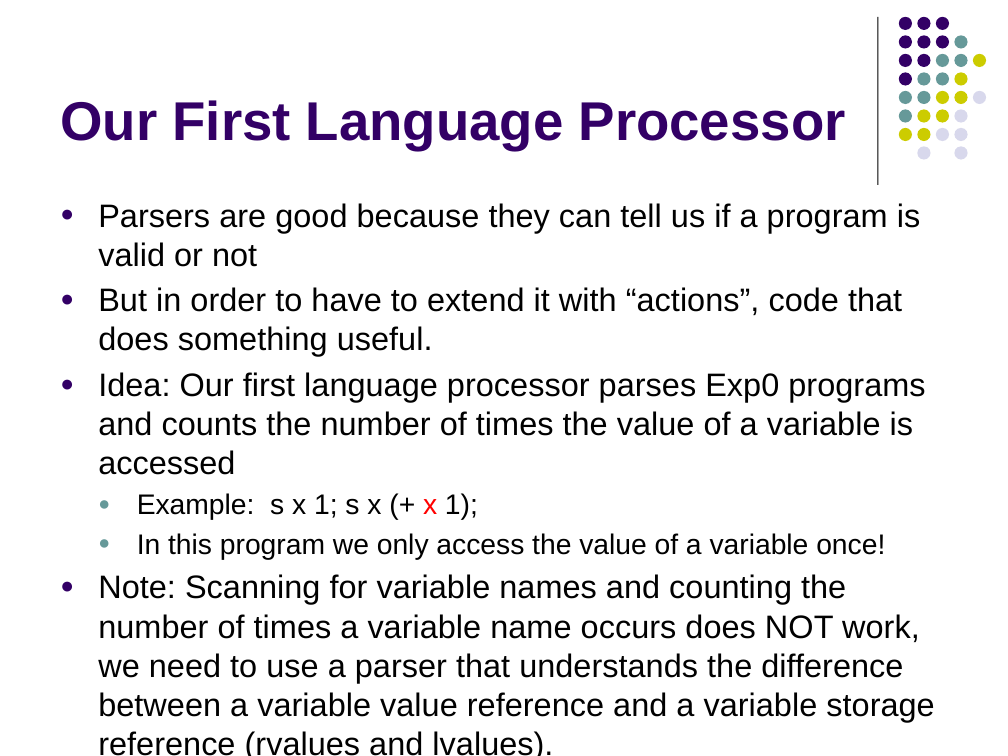
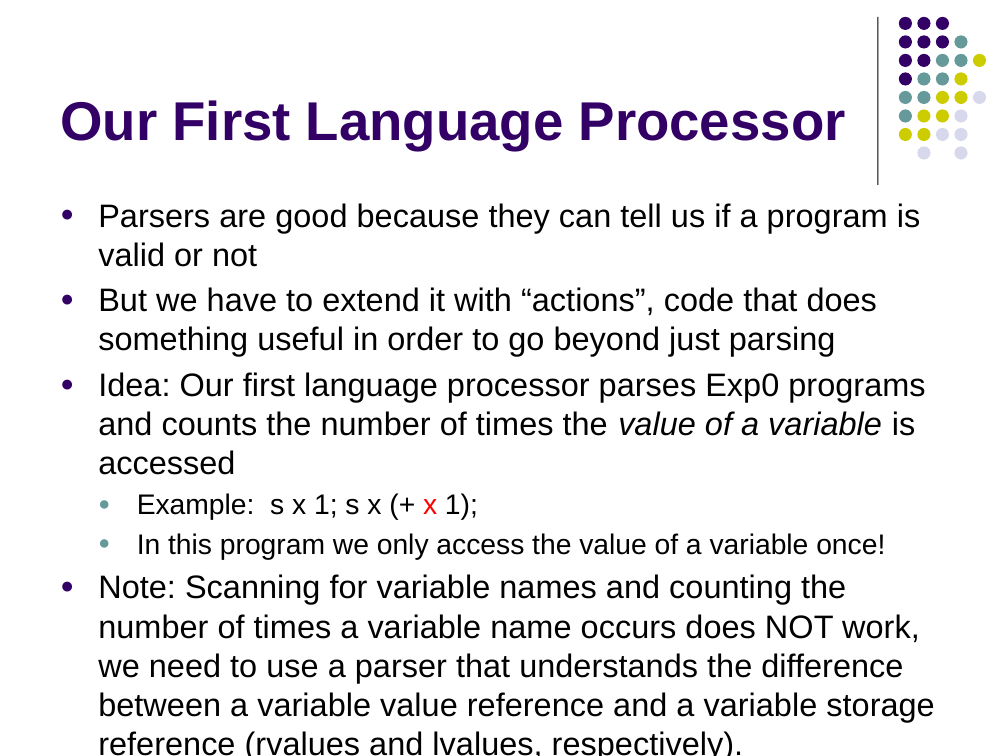
Before and after one commit to lutzhamel/CSC402, a slide deck: slide 32 of notes/csc402-ln002.pptx. Drawn at 1008x756 pixels with LibreOffice and Linux fonts; fonts in the diff are those of the drawing. Boxes give left, top, right and bottom in pixels: in the first picture for what was removed or moved away, otherwise in the second. Text is boxed around its words. In the diff, an @@ line names an element or a change of style, - is before the commit and + after.

```diff
--- a/notes/csc402-ln002.pptx
+++ b/notes/csc402-ln002.pptx
@@ text at (98,287,877,356): text changed @@
-● But in order to have to extend it with “actions”, code that does something useful.
+● But we have to extend it with “actions”, code that does something useful in order to go beyond just parsing
@@ text at (98,372,925,475): italic on in "value of a variable" @@
@@ text at (98,574,934,756): text changed @@
-● Note: Scanning for variable names and counting the number of times a variable name occurs does NOT work, we need to use a parser that understands the difference between a variable value reference and a variable storage reference (rvalues and lvalues).
+● Note: Scanning for variable names and counting the number of times a variable name occurs does NOT work, we need to use a parser that understands the difference between a variable value reference and a variable storage reference (rvalues and lvalues, respectively).
```
Also in this commit, not shown: 1 other slide changed, 3 other files.
